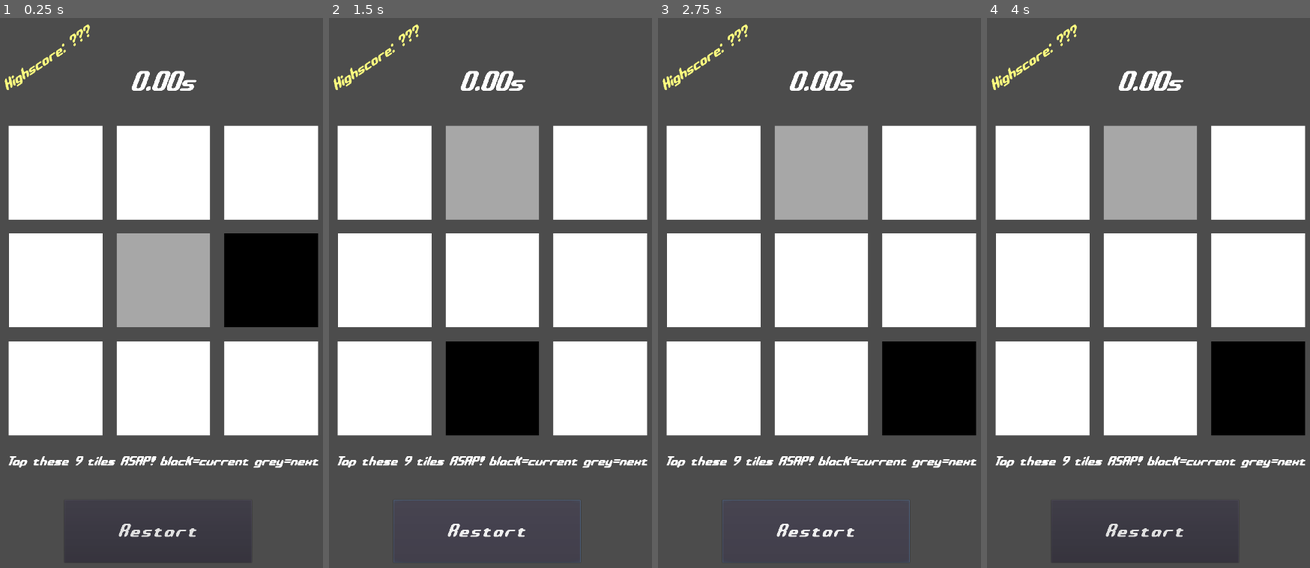
Above: before the commit, frames 1-4 (left to right).
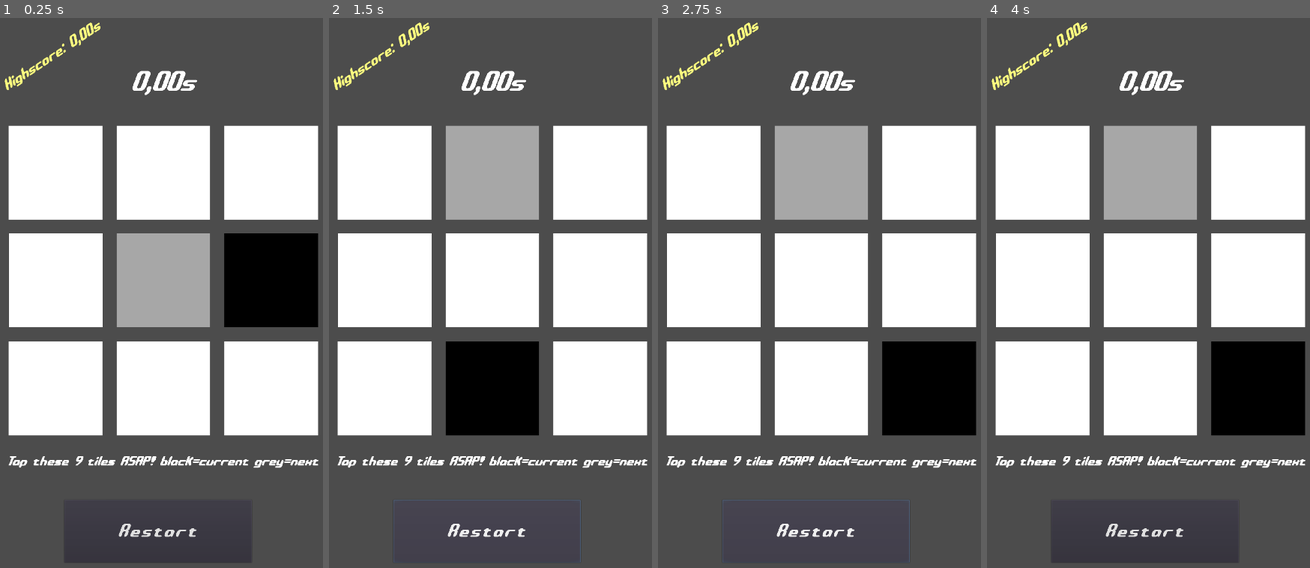
Above: after the commit, the same moments.

Repository: noize21/TapTime
Game: Godot game, scene res://Node.tscn
Same seed, same stepped clock (60 frames per second), same inputs: the game is played once before the commit and once after it.
Inputs (mouse positions are in pixels of both pictures, inside the frame that each line leads up to):
- Up to frame 1 (0.25 s): no input
- Up to frame 2 (1.5 s): click "Restart" at 0.5 s; click "Restart" at 1.25 s
- Up to frame 3 (2.75 s): click "Restart" at 2 s
- Up to frame 4 (4 s): click (1041, 172) at 2.75 s; click (1151, 172) at 3.5 s

The runs differ from the first frame. In frame 1, 0.3% of the frame differs, in the area x 21-62%, y 0-15%; in frame 2, 0.3%; in frame 3, 0.3%; in frame 4, 0.3%.

Commit message:
fixed score display

Diff:
--- a/Node.gd
+++ b/Node.gd
@@ -96,7 +96,7 @@
 	current_index=0
 	_first_step()
 	game_running = false
-	get_node("TimeLabel").text = "0.00s"
+	get_node("TimeLabel").text = "0,00s"
 	get_node("TimeLabel").set("custom_colors/font_color", Color(1,1,1))
 
 func _process(delta):
@@ -110,6 +110,5 @@
 
 func _formatScore(var inputscore):
 	if (inputscore == 0):
-		return "???"
-	#expecting at least 1000ms time
-	return str(int(inputscore / 1000)) + "," + str((inputscore % 1000)/10) + "s"
+		return "0,00s"
+	return str(int(inputscore / 1000)) + "," + str((inputscore % 1000)/10).pad_zeros(2) + "s"
--- a/Node.tscn
+++ b/Node.tscn
@@ -119,14 +119,14 @@
 text = "Restart"
 
 [node name="TimeLabel" type="Label" parent="."]
-margin_left = 340.0
+margin_left = 440.0
 margin_top = 160.0
-margin_right = 740.0
+margin_right = 840.0
 margin_bottom = 360.0
 custom_fonts/font = SubResource( 3 )
 text = "Test
 "
-align = 1
+align = 3
 valign = 1
 
 [node name="InstructionsLabel" type="Label" parent="."]
